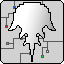
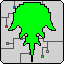
Layers edited between the first and the second 64px x 64px image:
painted on "Layer 2" over [9, 3, 55, 55]
